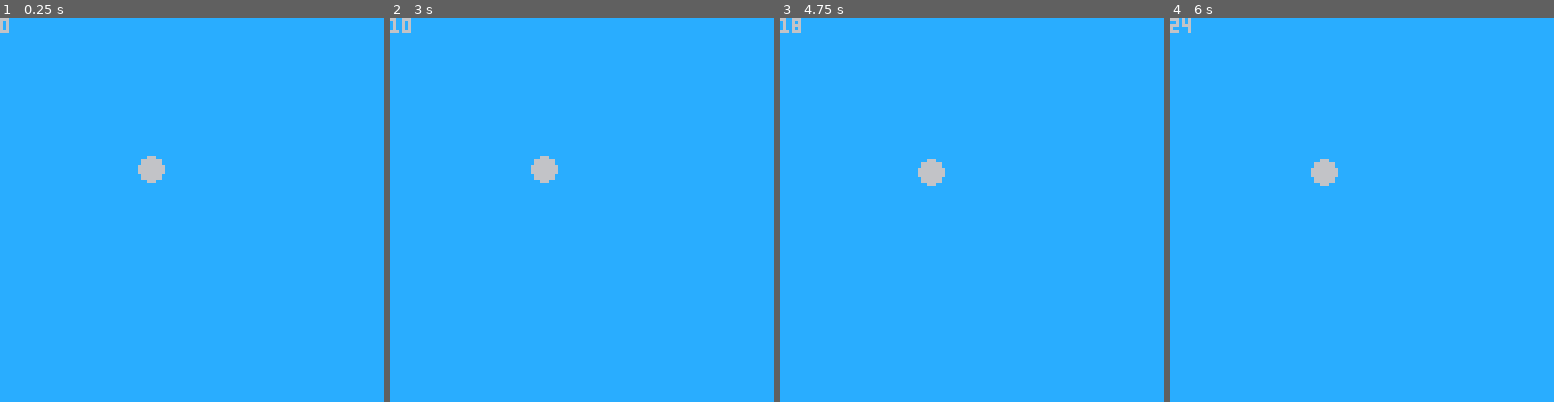
Above: before the commit, frames 1-4 (left to right).
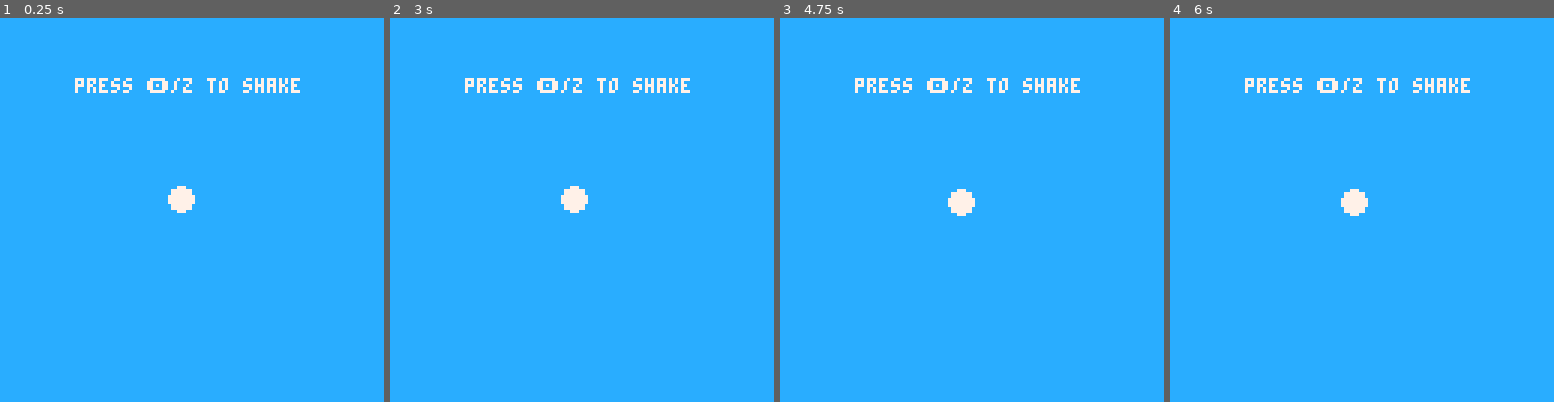
Above: after the commit, the same moments.

Repository: thoughtlesslabs/soda-bottle
Game: PICO-8 cartridge pop.p8
The game is run twice, just before and just after one commit, with the same random seed, the same clock (stepped at 60 frames per second) and the same inputs.
Inputs:
- Up to frame 1 (0.25 s): no input
- Up to frame 2 (3 s): tap O (Z key) at 0.7, 1.7, 2.1, 2.5, 2.9 s
- Up to frame 3 (4.75 s): tap O (Z key) every 0.4 s from 3.3 to 4.5 s
- Up to frame 4 (6 s): tap O (Z key) at 4.9, 5.3, 5.7 s

The runs differ from the first frame. In frame 1, 1.8% of the frame differs, in the area x 0-79%, y 0-51%; in frame 2, 1.8%; in frame 3, 1.8%, in the area x 0-79%, y 0-52%; in frame 4, 1.8%.

Commit message:
Very basic popping program made

Diff:
--- a/pop.p8
+++ b/pop.p8
@@ -5,35 +5,45 @@
 -- a thoughtless labs experiment
 
 function _init()
-    power = 0
-    power_max = 100
-    x = 0
-    y = 0
+ power = 0
+ power_max = 60
+ x = 0
+ y = 0
+ r = 4
+ c = 7
+ xmax = 20
 end
 
 function _update()
-    if btn(4) then
-        power += 1
-        bottle_shake()
-    end
-    if power == power_max then
-        bottle_explode()
-    end
+	if power < power_max then
+		if btn(4) then
+	  power += 1
+	  bottle_shake()
+	 end
+	else
+	  bottle_explode()
+	end
 end
 
 function _draw()
-    cls(12)
-    circfill(x+50,y+50,4)
-    print(power)
+ cls(12)
+ circfill(x+60,y+60,r,c)
+ print("press 🅾️/z to shake",25,20,7)
 end
 
 function bottle_shake()
-    x = rnd(2)
-    y = rnd(2)
+ x = rnd(2)
+ y = rnd(2)
 end
 
 function bottle_explode()
-    power = 0
+ xmax -=1
+ if xmax > 0 then
+ 	r += 1
+ 	for i=0, 10 do
+ 		c += 0.25
+ 	end
+ end
 end
 
 
